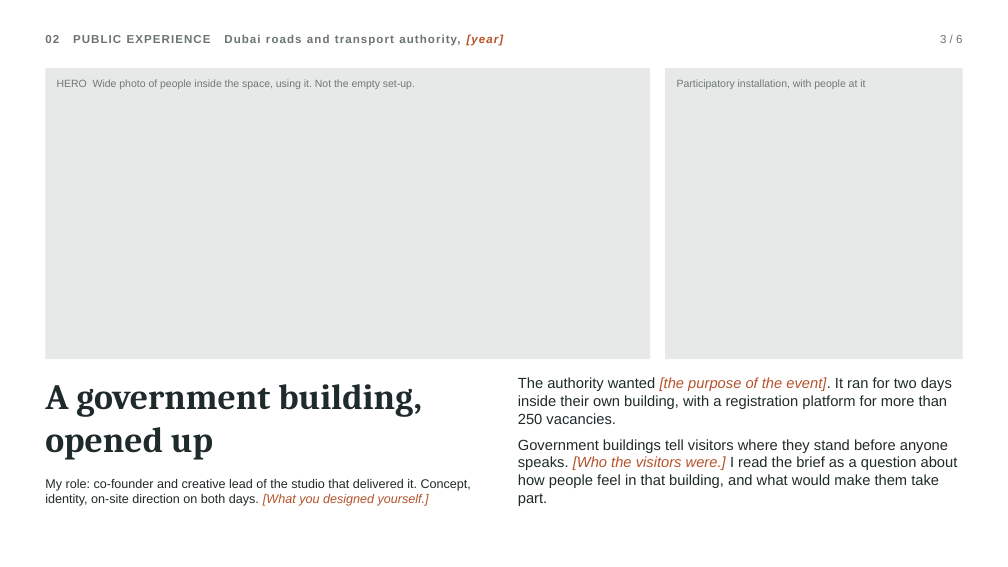
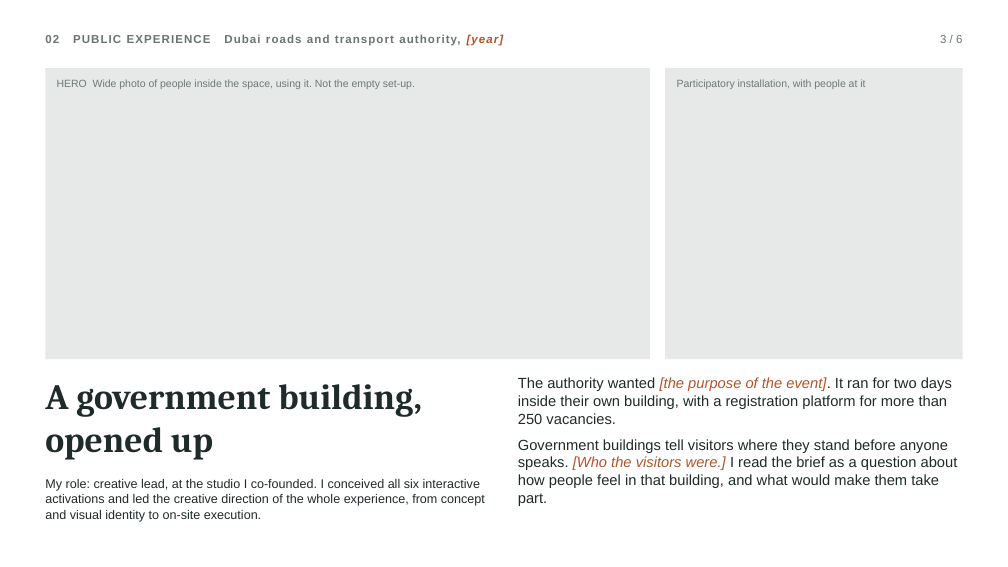
Before and after one commit to sarahradwan/sue-eu, a slide deck: slide 3 of 01-relocation/response-able-futures/Sara-Radwan-portfolio-6-pages.pptx. Drawn at 1008x567 pixels with LibreOffice and Linux fonts; fonts in the diff are those of the drawing. Boxes give left, top, right and bottom in pixels: in the first picture for what was removed or moved away, otherwise in the second. Text is boxed around its words. In the diff, an @@ line names an element or a change of style, - is before the commit and + after.

```diff
--- a/01-relocation/response-able-futures/Sara-Radwan-portfolio-6-pages.pptx
+++ b/01-relocation/response-able-futures/Sara-Radwan-portfolio-6-pages.pptx
@@ text at <box>45,479,485,522</box>: text changed @@
-My role: co-founder and creative lead of the studio that delivered it. Concept, identity, on-site direction on both days. [What you designed yourself.]
+My role: creative lead, at the studio I co-founded. I conceived all six interactive activations and led the creative direction of the whole experience, from concept and visual identity to on-site execution.
```
Also in this commit, not shown: 3 other files.
